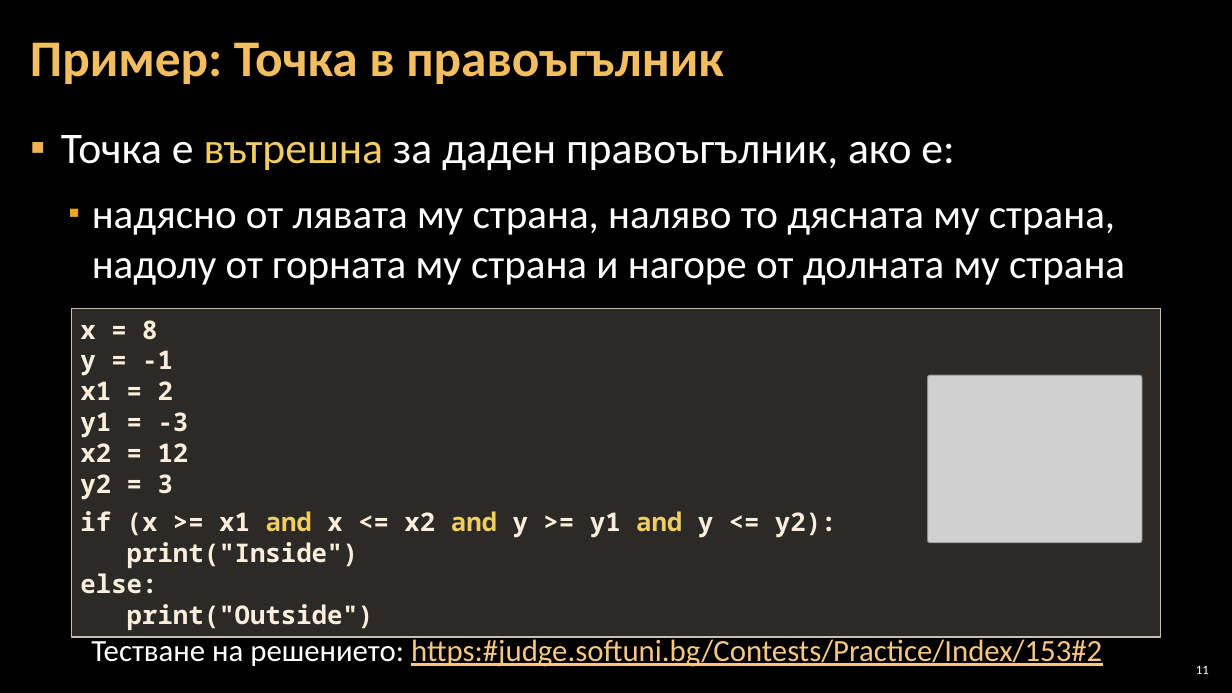
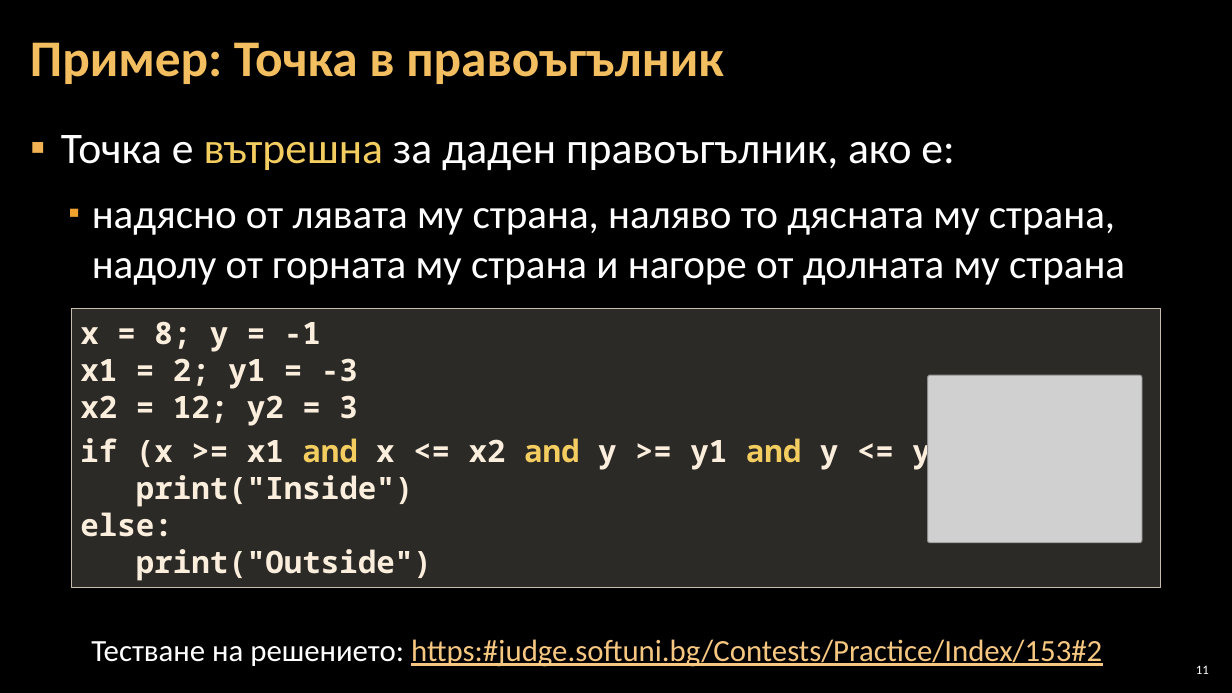
Before and after one commit to Software-University/Python-Basics, a slide deck: slide 11 of 4. Complex-Conditions/4. Complex-Conditions.pptx. Drawn at 1232x693 pixels with LibreOffice and Linux fonts; fonts in the diff are those of the drawing; grey boxes stand for pictures; background and template pictures are left out. Boxes give left, top, right and bottom in pixels: in the first picture for what was removed or moved away, otherwise in the second. Text is boxed around its words. In the diff, an @@ line names an element or a change of style, - is before the commit and + after.

```diff
--- a/4. Complex-Conditions/4. Complex-Conditions.pptx
+++ b/4. Complex-Conditions/4. Complex-Conditions.pptx
@@ rectangle "x = 8; y = ...": place and size @@
-rectangle "x = 8; y = ..." at [71,309,1161,637]
+rectangle "x = 8; y = ..." at [71,309,1161,587]
@@ text in rectangle at [80,321,358,426]: text changed; size 20 to 24 pt @@
-x = 8
-y = -1
-x1 = 2
-y1 = -3
-x2 = 12
-y2 = 3
+x = 8; y = -1
+x1 = 2; y1 = -3
+x2 = 12; y2 = 3
@@ text in rectangle at [80,434,986,581]: size 20 to 24 pt in "if (x >= x1 and x <= ...", "print("Inside")", "else:", "print("Outside")" @@
```
Also in this commit, not shown: 7 other slides changed, 8 slides removed, 3 other files.
